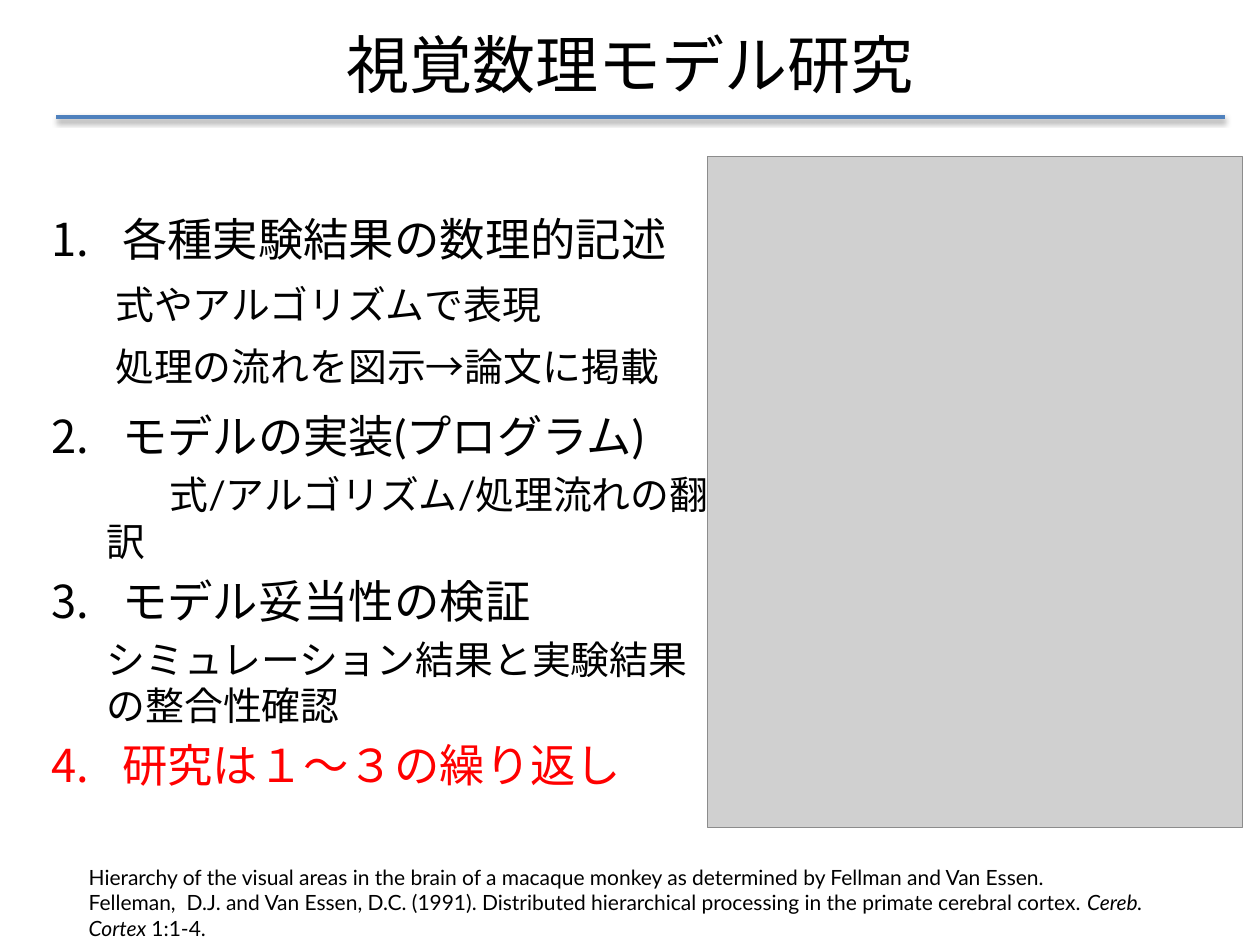
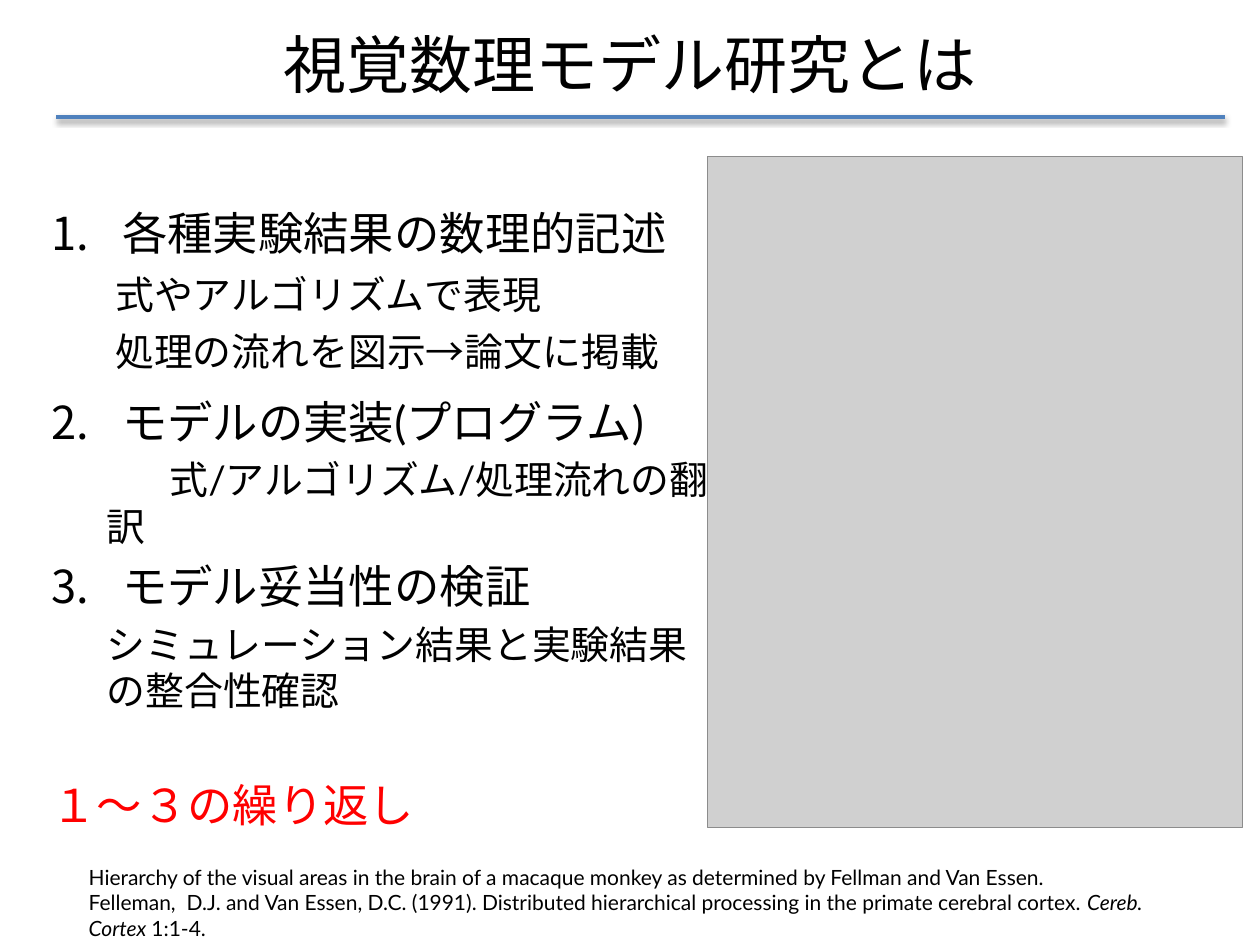
Before and after one commit to f-akazawa/akaz_uecdevelop, a slide deck: slide 4 of doc/中間発表資料.pptx. Drawn at 1260x945 pixels with LibreOffice and Linux fonts; fonts in the diff are those of the drawing; grey boxes stand for pictures. Boxes give left, top, right and bottom in pixels: in the first picture for what was removed or moved away, otherwise in the second. Text is boxed around its words. In the diff, an @@ line names an element or a change of style, - is before the commit and + after.

```diff
--- a/doc/中間発表資料.pptx
+++ b/doc/中間発表資料.pptx
@@ title at [284, 34, 977, 93]: text changed @@
-視覚数理モデル研究
+視覚数理モデル研究とは
@@ text at [115, 211, 666, 369]: line spacing 1.6 to 1.5; line spacing 1.1 to 1 @@
@@ text at [122, 744, 621, 786]: text changed @@
-4. 研究は１～３の繰り返し
+１～３の繰り返し
```
Also in this commit, not shown: 2 other slides changed.
